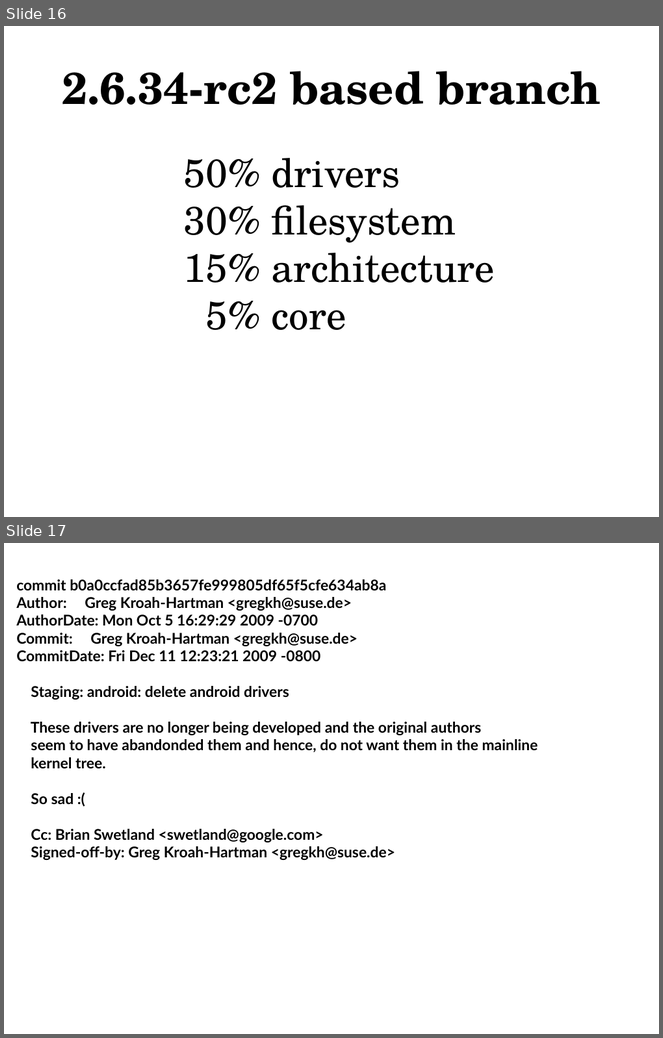
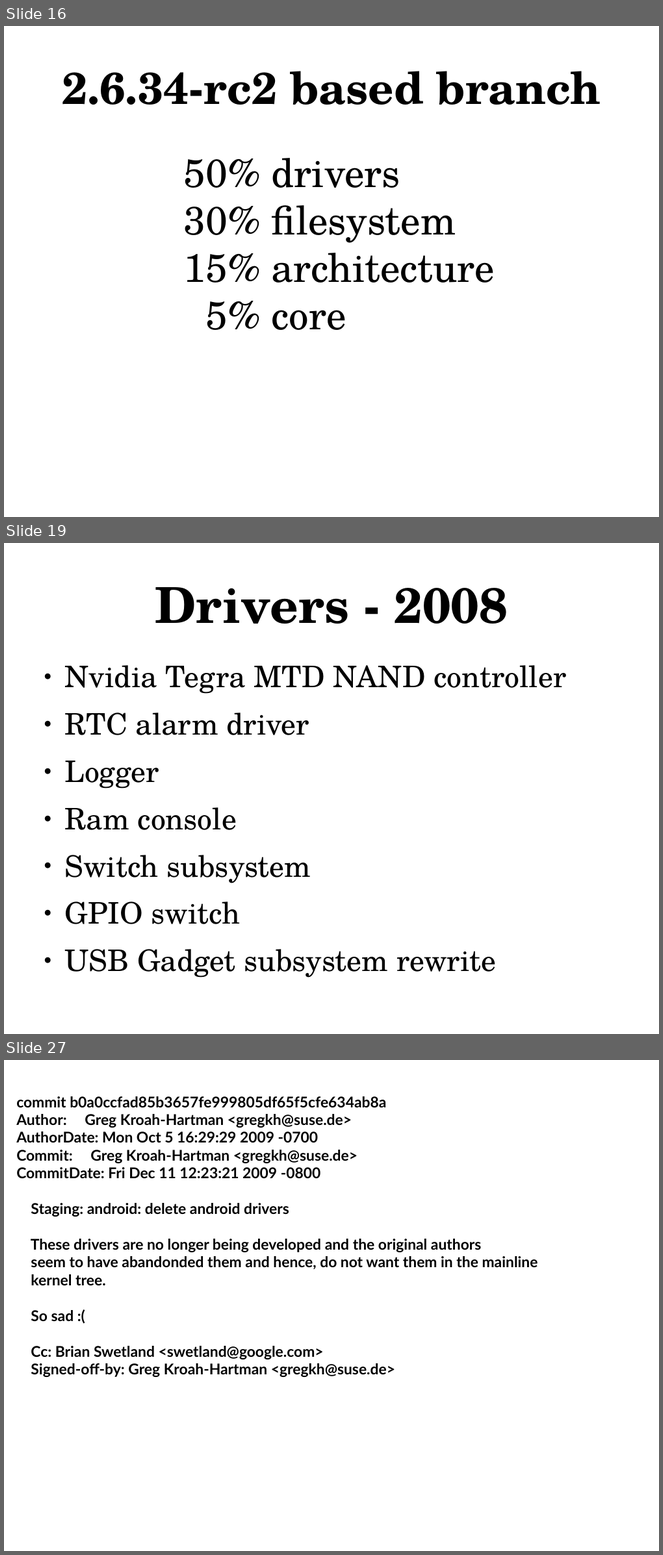
Before and after one commit to gregkh/android-presentation, a slide deck: android-kernel.odp. Shown one above the other, each under a label of ours: slides 16 and 17 before the commit, slides 16, 19 and 27 after it; the slides between them are not shown. The pictures are 663x1038 and 663x1555 pixels, drawn with LibreOffice and Linux fonts; fonts in the diff are those of the drawing. Boxes give left, top, right and bottom in pixels: in the first picture for what was removed or moved away, otherwise in the second. Text is boxed around its words. In the diff, an @@ line names an element or a change of style, - is before the commit and + after.

```diff
--- a/android-kernel.odp
+++ b/android-kernel.odp
@@ slide 19 added at (x1=4, y1=543, x2=659, y2=1034), background #FFFFFF @@
@@ title added at (x1=155, y1=587, x2=508, y2=624), 60 pt, text #000000, bold @@
+Drivers - 2008
@@ text added at (x1=65, y1=665, x2=566, y2=978), 36 pt, text #000000 @@
+● Nvidia Tegra MTD NAND controller
+● RTC alarm driver
+● Logger
+● Ram console
+● Switch subsystem
+● GPIO switch
+● USB Gadget subsystem rewrite
@@ what was slide 17 is now slide 27 @@
```
Also in this commit, not shown: 9 other slides added.
